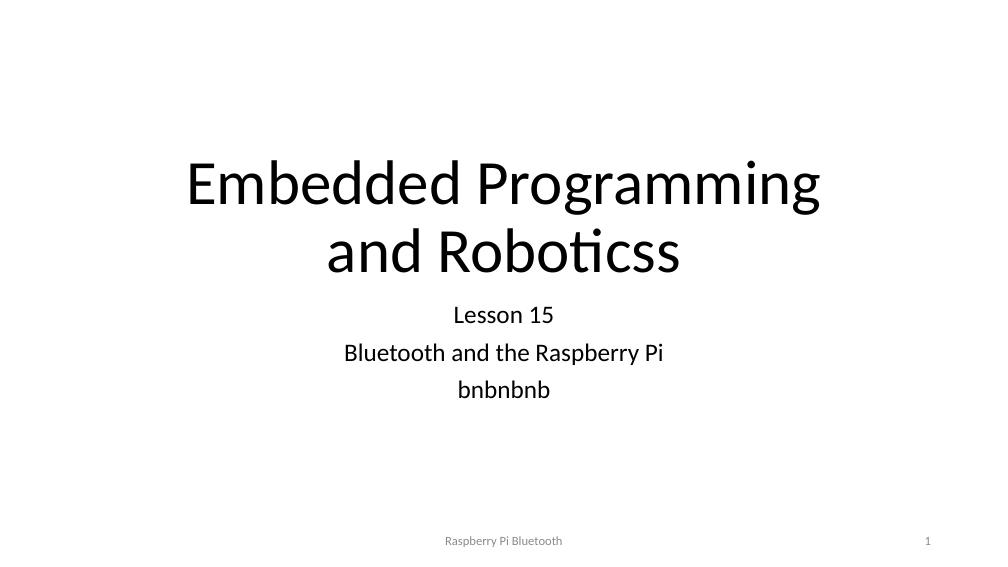
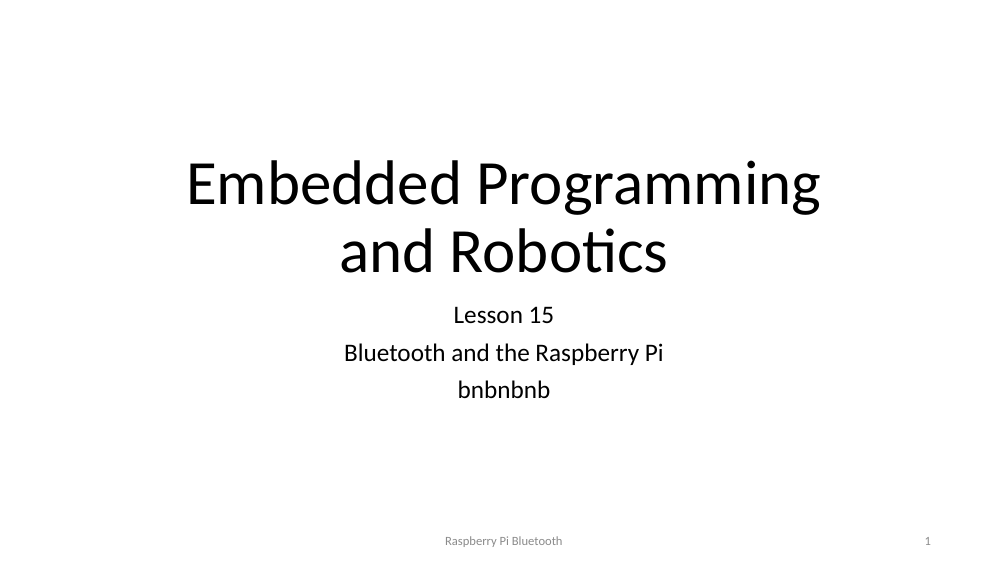
Before and after one commit to hema-puri/helloswing, a slide deck: slide 1 of EmbeddedWorkshop-24-PiBluetooth.pptx. Drawn at 1008x567 pixels with LibreOffice and Linux fonts; fonts in the diff are those of the drawing. Boxes give left, top, right and bottom in pixels: in the first picture for what was removed or moved away, otherwise in the second. Text is boxed around its words. In the diff, an @@ line names an element or a change of style, - is before the commit and + after.

```diff
--- a/EmbeddedWorkshop-24-PiBluetooth.pptx
+++ b/EmbeddedWorkshop-24-PiBluetooth.pptx
@@ title at [186,160,821,273]: text changed @@
-Embedded Programming and Roboticss
+Embedded Programming and Robotics
```
Also in this commit, not shown: 1 other file.
